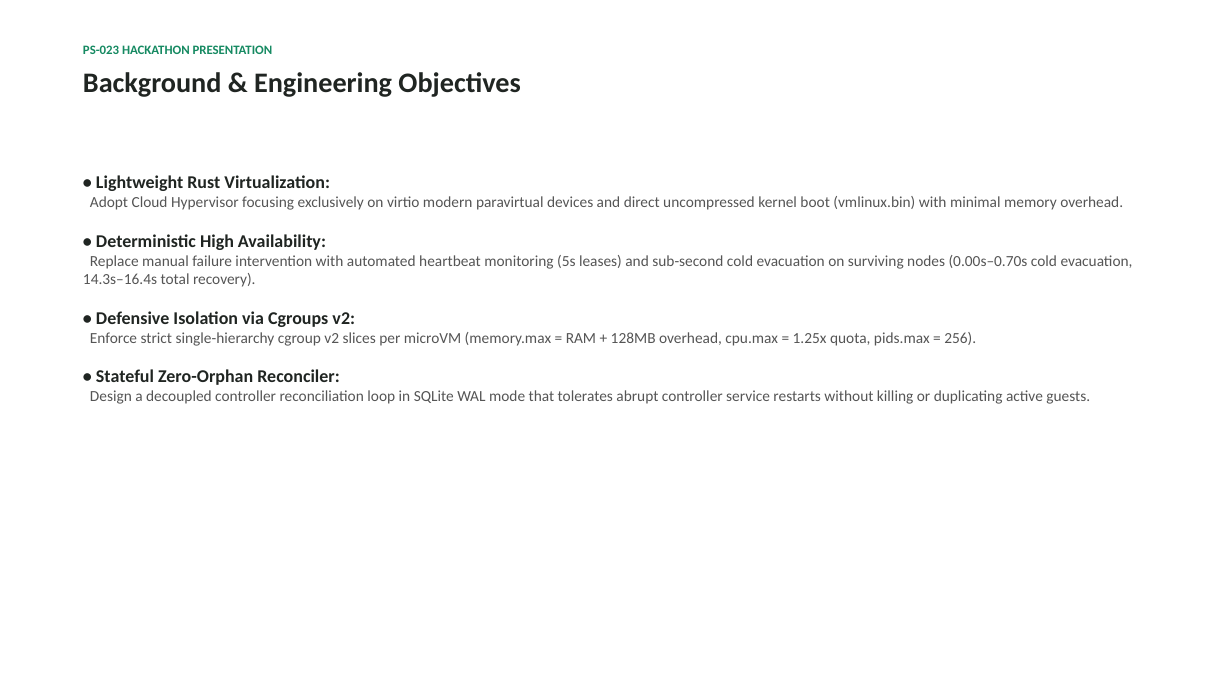
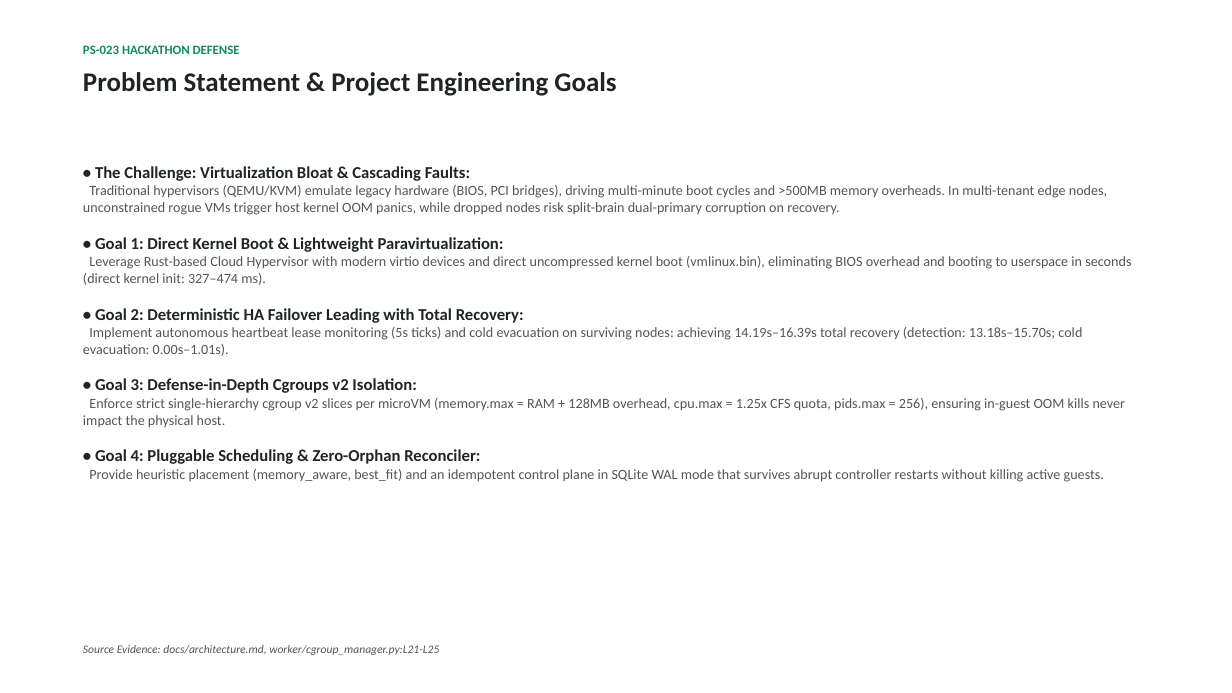
Before and after one commit to aiori-hackathon/A3-PS023-TC246, a slide deck: slide 2 of docs/deck/ps023_draft.pptx (slide 3 before the commit). Drawn at 1232x693 pixels with LibreOffice and Linux fonts; fonts in the diff are those of the drawing. Boxes give left, top, right and bottom in pixels: in the first picture for what was removed or moved away, otherwise in the second. Text is boxed around its words. In the diff, an @@ line names an element or a change of style, - is before the commit and + after.

Commit message:
docs: streamline presentation deck to 12 audited slides and update evidence citations

```diff
--- a/docs/deck/ps023_draft.pptx
+++ b/docs/deck/ps023_draft.pptx
@@ text at box(83, 45, 240, 54): text changed @@
-PS-023 HACKATHON PRESENTATION
+PS-023 HACKATHON DEFENSE
@@ text at box(83, 72, 616, 96): text changed; size 22 to 21 pt @@
-Background & Engineering Objectives
+Problem Statement & Project Engineering Goals
@@ text at box(83, 166, 1131, 482): text changed; size 12 to 11 pt @@
-• Lightweight Rust Virtualization:
-Adopt Cloud Hypervisor focusing exclusively on virtio modern paravirtual devices and direct uncompressed kernel boot (vmlinux.bin) with minimal memory overhead.
-• Deterministic High Availability:
-Replace manual failure intervention with automated heartbeat monitoring (5s leases) and sub-second cold evacuation on surviving nodes (0.00s–0.70s cold evacuation, 14.3s–16.4s total recovery).
-• Defensive Isolation via Cgroups v2:
-Enforce strict single-hierarchy cgroup v2 slices per microVM (memory.max = RAM + 128MB overhead, cpu.max = 1.25x quota, pids.max = 256).
-• Stateful Zero-Orphan Reconciler:
-Design a decoupled controller reconciliation loop in SQLite WAL mode that tolerates abrupt controller service restarts without killing or duplicating active guests.
+• The Challenge: Virtualization Bloat & Cascading Faults:
+Traditional hypervisors (QEMU/KVM) emulate legacy hardware (BIOS, PCI bridges), driving multi-minute boot cycles and >500MB memory overheads. In multi-tenant edge nodes, unconstrained rogue VMs trigger host kernel OOM panics, while dropped nodes risk split-brain dual-primary corruption on recovery.
+• Goal 1: Direct Kernel Boot & Lightweight Paravirtualization:
+Leverage Rust-based Cloud Hypervisor with modern virtio devices and direct uncompressed kernel boot (vmlinux.bin), eliminating BIOS overhead and booting to userspace in seconds (direct kernel init: 327–474 ms).
+• Goal 2: Deterministic HA Failover Leading with Total Recovery:
+Implement autonomous heartbeat lease monitoring (5s ticks) and cold evacuation on surviving nodes: achieving 14.19s–16.39s total recovery (detection: 13.18s–15.70s; cold evacuation: 0.00s–1.01s).
+• Goal 3: Defense-in-Depth Cgroups v2 Isolation:
+Enforce strict single-hierarchy cgroup v2 slices per microVM (memory.max = RAM + 128MB overhead, cpu.max = 1.25x CFS quota, pids.max = 256), ensuring in-guest OOM kills never impact the physical host.
+• Goal 4: Pluggable Scheduling & Zero-Orphan Reconciler:
+Provide heuristic placement (memory_aware, best_fit) and an idempotent control plane in SQLite WAL mode that survives abrupt controller restarts without killing active guests.
@@ text added at box(83, 645, 439, 655), 9 pt, text #555555, italic @@
+Source Evidence: docs/architecture.md, worker/cgroup_manager.py:L21-L25
```
Also in this commit, not shown: 9 other slides changed, 2 slides added, 8 slides removed, 20 other files.
